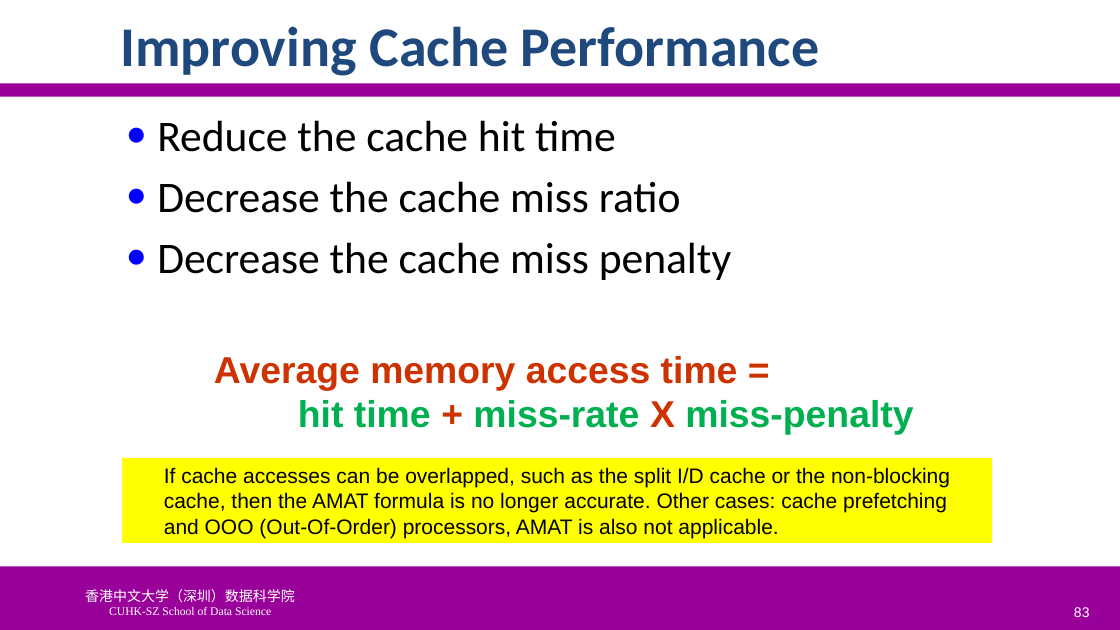
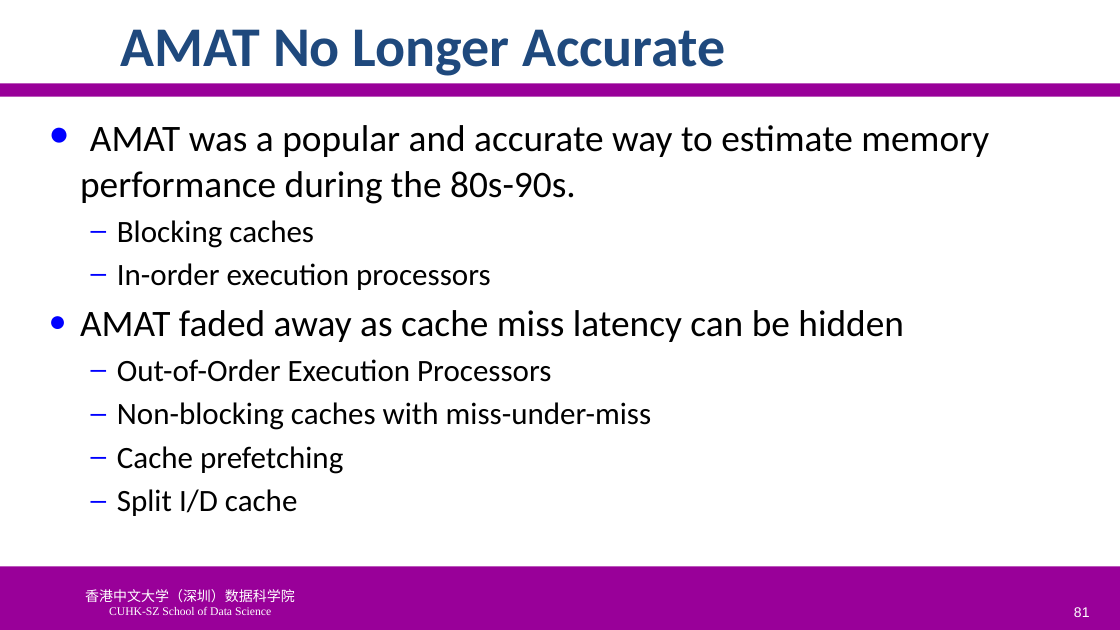
Before and after one commit to SUNCHAOYI923/CMU_CSAPP, a slide deck: slide 81 of slide/CA3060-6-MemHierarchy.pptx (slide 83 before the commit). Drawn at 1120x630 pixels with LibreOffice and Linux fonts; fonts in the diff are those of the drawing; background and template pictures are left out. Boxes give left, top, right and bottom in pixels: in the first picture for what was removed or moved away, otherwise in the second. Text is boxed around its words. In the diff, an @@ line names an element or a change of style, - is before the commit and + after.

```diff
--- a/slide/CA3060-6-MemHierarchy.pptx
+++ b/slide/CA3060-6-MemHierarchy.pptx
@@ title at [120, 29, 725, 76]: text changed @@
-Improving Cache Performance
+AMAT No Longer Accurate
@@ text at [80, 125, 989, 516]: text changed; size 37.3 to 26.7 pt @@
-● Reduce the cache hit time
-● Decrease the cache miss ratio
-● Decrease the cache miss penalty
+● AMAT was a popular and accurate way to estimate memory performance during the 80s-90s.
+  – Blocking caches
+  – In-order execution processors
+● AMAT faded away as cache miss latency can be hidden
+  – Out-of-Order Execution Processors
+  – Non-blocking caches with miss-under-miss
+  – Cache prefetching
+  – Split I/D cache
@@ text removed at [214, 356, 913, 435] @@
-Average memory access time =
-hit time + miss-rate X miss-penalty
@@ rectangle removed at [122, 458, 992, 543] @@
-If cache accesses can be overlapped, such as the split I/D cache or the non-blocking cache, then the AMAT formula is no longer accurate. Other cases: cache prefetching
-and OOO (Out-Of-Order) processors, AMAT is also not applicable.
@@ page number at [1074, 607, 1090, 617]: text changed @@
-83
+81
```
Also in this commit, not shown: 40 other slides changed, 5 slides added, 10 slides removed, 31 other files.
